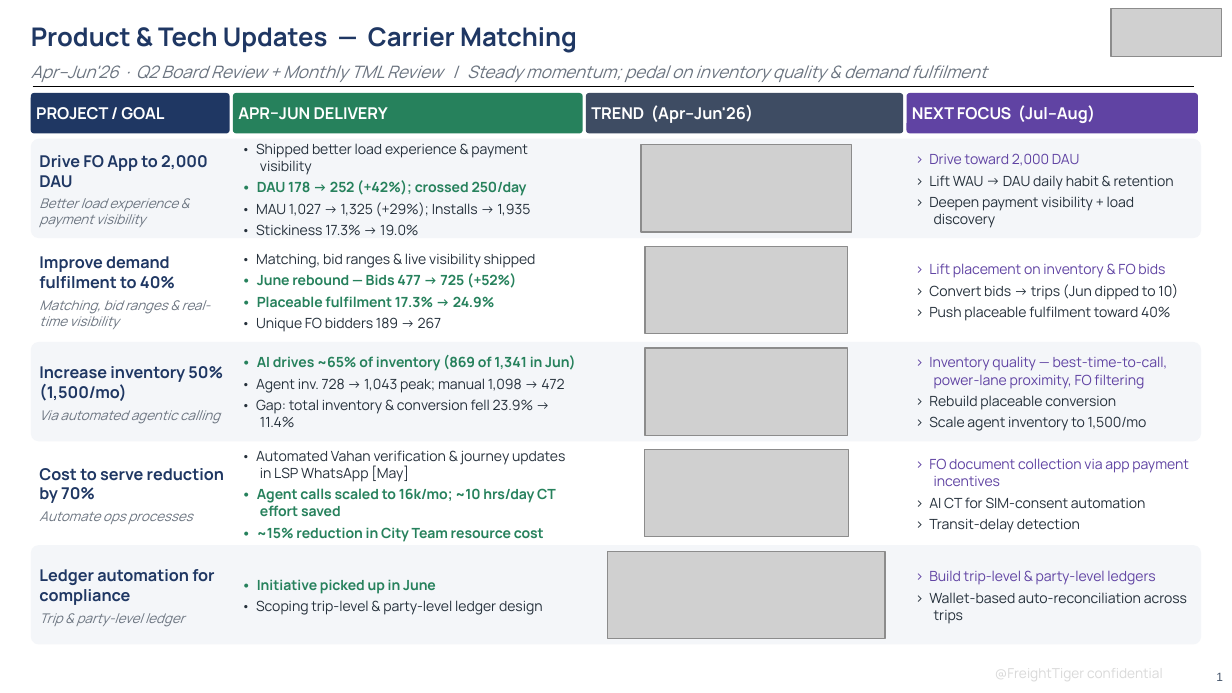
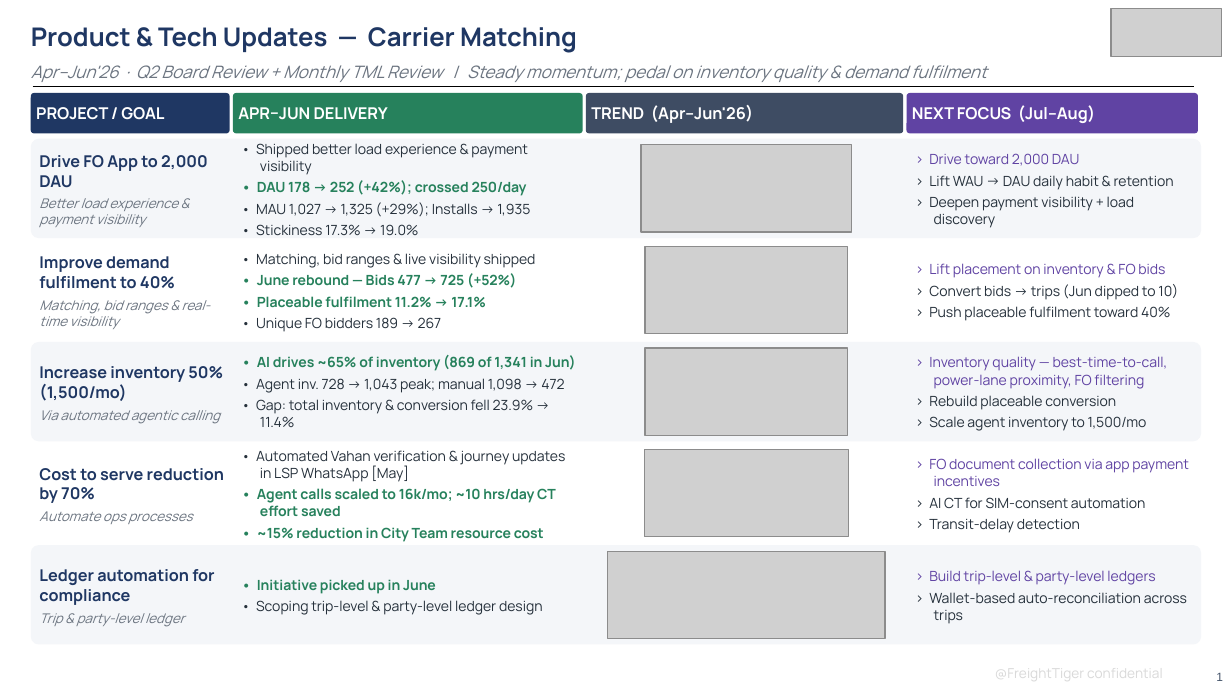
Before and after one commit to Devendra471/linear-prd-agent, a slide deck: slide 1 of board_review_q2_2026/TML_Review_CM_AprMayJun_2026_BoardReview.pptx. Drawn at 1232x693 pixels with LibreOffice and Linux fonts; fonts in the diff are those of the drawing; grey boxes stand for pictures. Boxes give left, top, right and bottom in pixels: in the first picture for what was removed or moved away, otherwise in the second. Text is boxed around its words. In the diff, an @@ line names an element or a change of style, - is before the commit and + after.

```diff
--- a/board_review_q2_2026/TML_Review_CM_AprMayJun_2026_BoardReview.pptx
+++ b/board_review_q2_2026/TML_Review_CM_AprMayJun_2026_BoardReview.pptx
@@ text at box(257, 296, 486, 308): text changed @@
-• Placeable fulfilment 17.3% → 24.9%
+• Placeable fulfilment 11.2% → 17.1%
```
Also in this commit, not shown: 3 other files.
